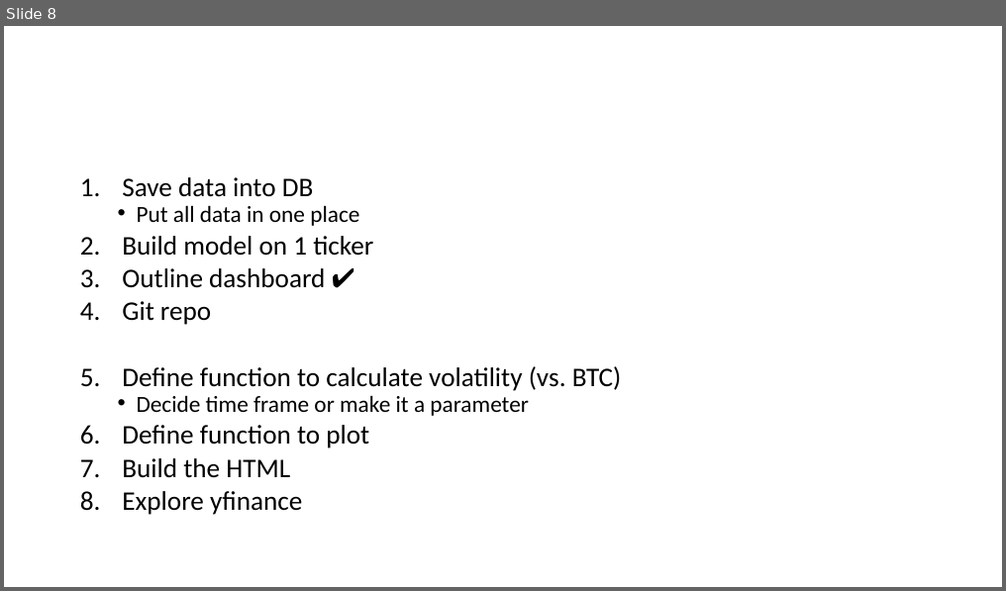
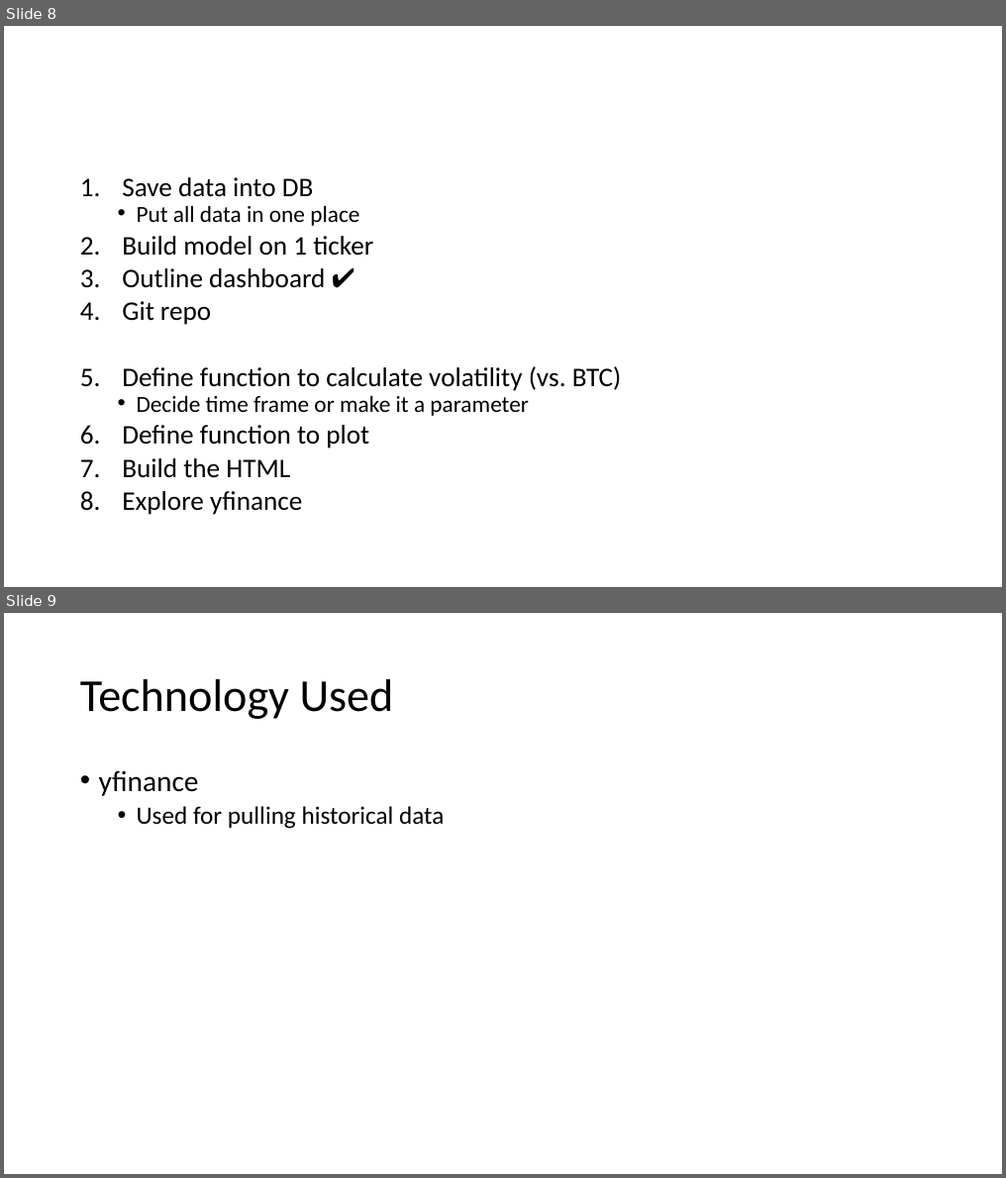
Before and after one commit to bayileyegnabate/cryptocurrency-_price_prediction, a slide deck: presentation/group_9.pptx. Shown one above the other, each under a label of ours: slide 8 before the commit, slides 8 and 9 after it. The pictures are 1006x591 and 1006x1178 pixels, drawn with LibreOffice and Linux fonts; fonts in the diff are those of the drawing. Boxes give left, top, right and bottom in pixels: in the first picture for what was removed or moved away, otherwise in the second. Text is boxed around its words. In the diff, an @@ line names an element or a change of style, - is before the commit and + after.

Commit message:
created sqlite db and modified data_gathering notebook

```diff
--- a/presentation/group_9.pptx
+++ b/presentation/group_9.pptx
@@ slide 9 added at [4,613,1002,1174], background #FFFFFF @@
@@ title added at [80,679,394,719], 44 pt, text #000000 @@
+Technology Used
@@ text added at [99,770,444,829], 24 pt, text #000000 @@
+• yfinance
+  • Used for pulling historical data
```
Also in this commit, not shown: 1 slide changed, 2 other files.
